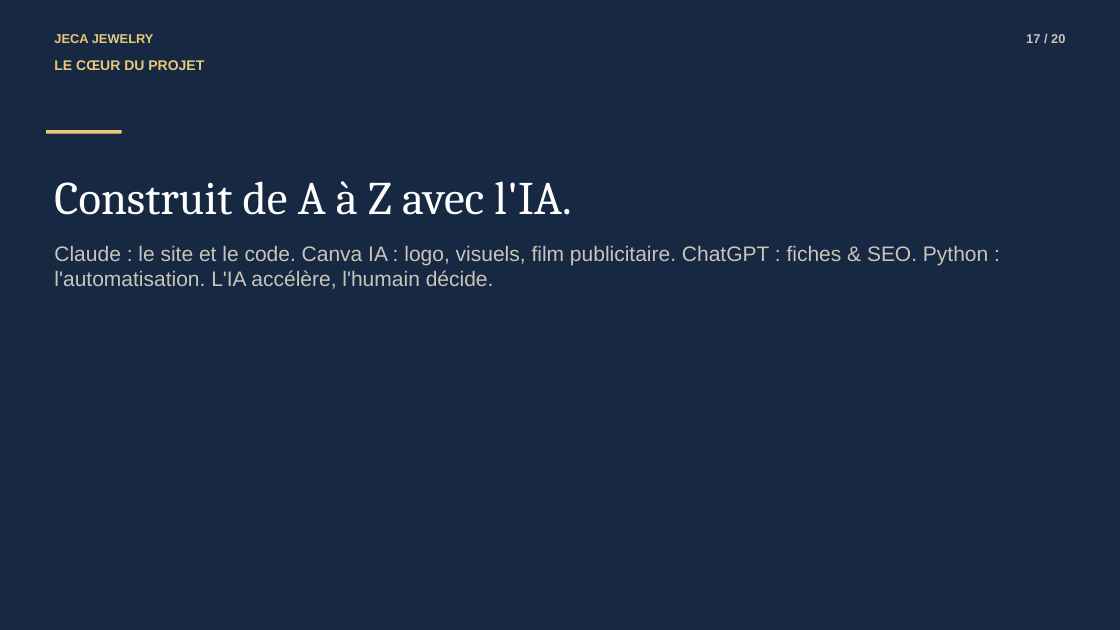
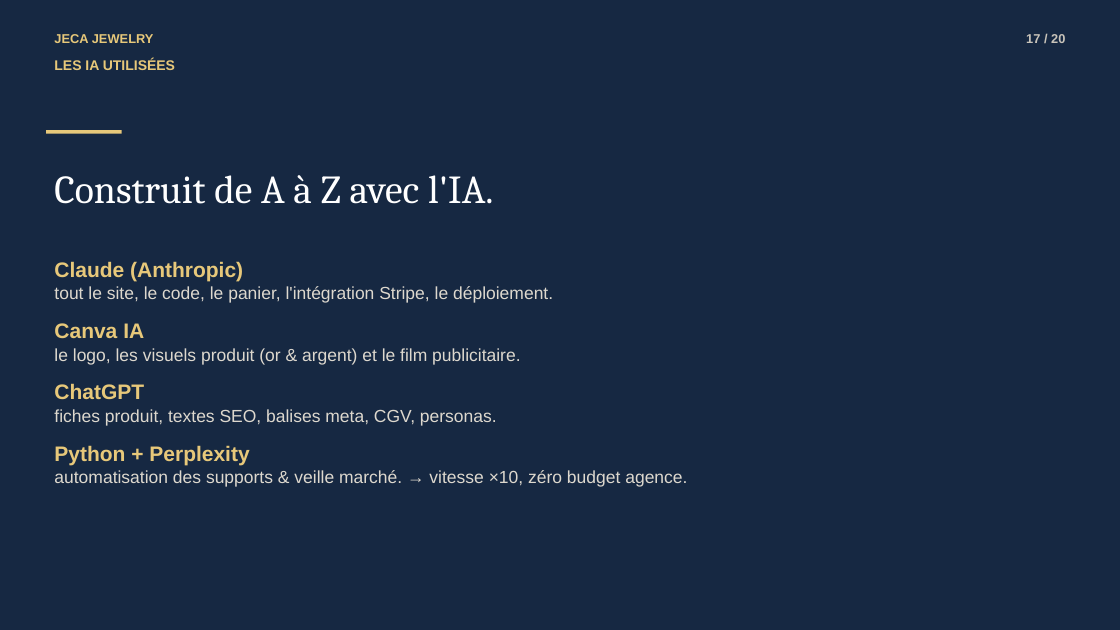
Before and after one commit to emirsqalli23-cpu/jeca-jewelry, a slide deck: slide 17 of JECA_PechaKucha.pptx. Drawn at 1120x630 pixels with LibreOffice and Linux fonts; fonts in the diff are those of the drawing. Boxes give left, top, right and bottom in pixels: in the first picture for what was removed or moved away, otherwise in the second. Text is boxed around its words. In the diff, an @@ line names an element or a change of style, - is before the commit and + after.

```diff
--- a/JECA_PechaKucha.pptx
+++ b/JECA_PechaKucha.pptx
@@ text at (54,59,175,70): text changed @@
-LE CŒUR DU PROJET
+LES IA UTILISÉES
@@ text "Construit de A à Z ..." at (54,175,494,204): size 40 to 34 pt; less space between paragraphs @@
@@ text at (54,246,988,289): paragraph removed @@
-Claude : le site et le code. Canva IA : logo, visuels, film publicitaire. ChatGPT : fiches & SEO. Python : l'automatisation. L'IA accélère, l'humain décide.
@@ text added at (54,261,687,487), 15 pt, text #DDD8CE @@
+Claude (Anthropic)
+tout le site, le code, le panier, l'intégration Stripe, le déploiement.
+Canva IA
+le logo, les visuels produit (or & argent) et le film publicitaire.
+ChatGPT
+fiches produit, textes SEO, balises meta, CGV, personas.
+Python + Perplexity
+automatisation des supports & veille marché. → vitesse ×10, zéro budget agence.
```
Also in this commit, not shown: 14 other slides changed, 5 slides added, 5 slides removed, 6 other files.
